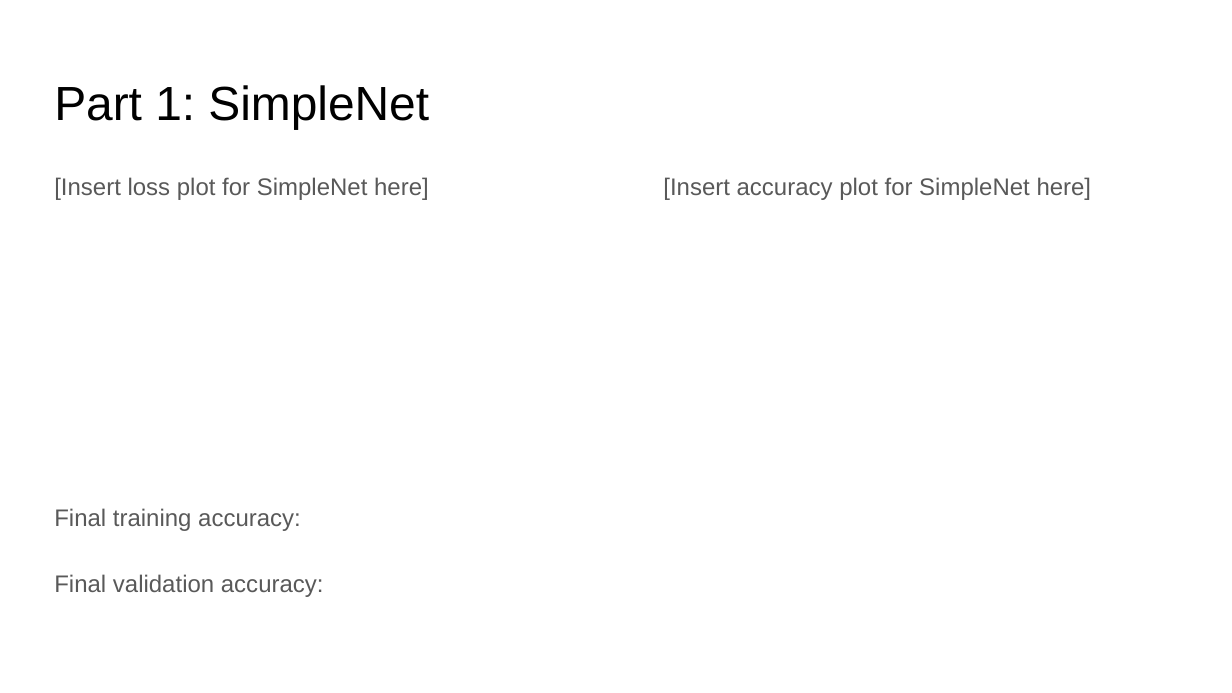
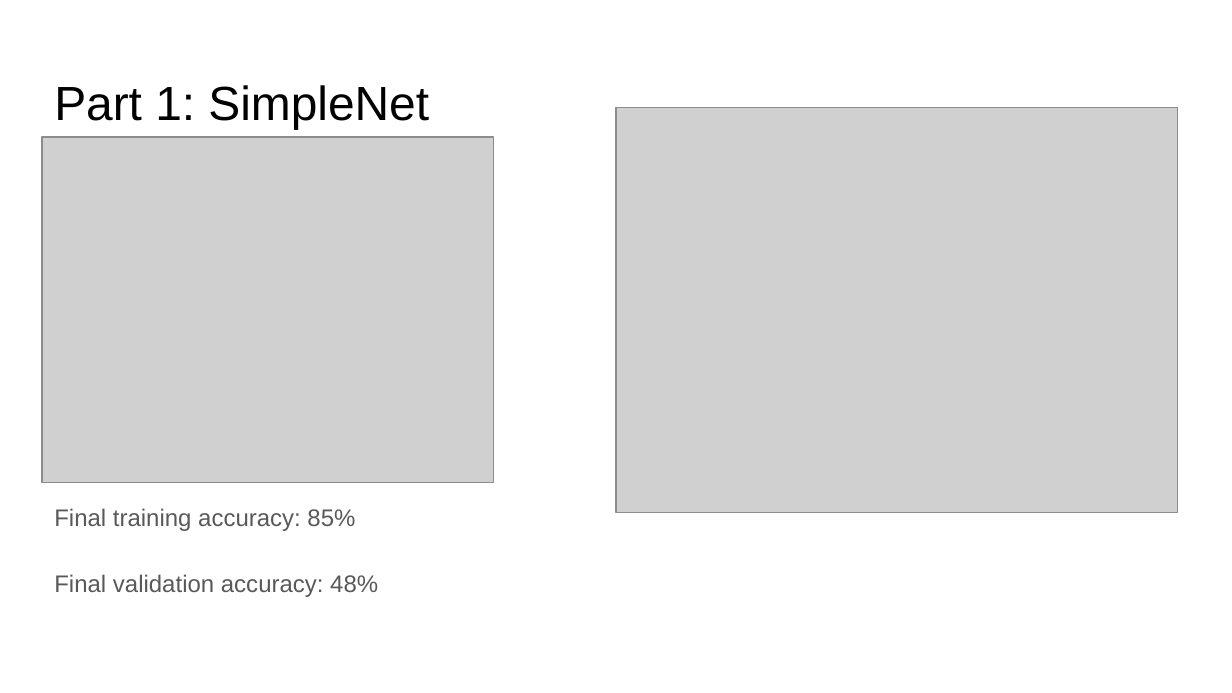
Before and after one commit to anirudh-arunkumar/ComputerVision, a slide deck: slide 2 of project-3-main/docs/proj3_report.pptx. Drawn at 1232x693 pixels with LibreOffice and Linux fonts; fonts in the diff are those of the drawing; grey boxes stand for pictures. Boxes give left, top, right and bottom in pixels: in the first picture for what was removed or moved away, otherwise in the second. Text is boxed around its words. In the diff, an @@ line names an element or a change of style, - is before the commit and + after.

```diff
--- a/project-3-main/docs/proj3_report.pptx
+++ b/project-3-main/docs/proj3_report.pptx
@@ picture added at box(616, 107, 1178, 513) @@
@@ picture added at box(42, 137, 494, 483) @@
@@ text removed at box(663, 177, 1092, 200) @@
-[Insert accuracy plot for SimpleNet here]
@@ text at box(54, 508, 378, 597): text changed @@
-Final training accuracy:
-Final validation accuracy:
+Final training accuracy: 85%
+Final validation accuracy: 48%
```
Also in this commit, not shown: 12 other slides changed, 1 slide added, 1 slide removed, 14 other files.
